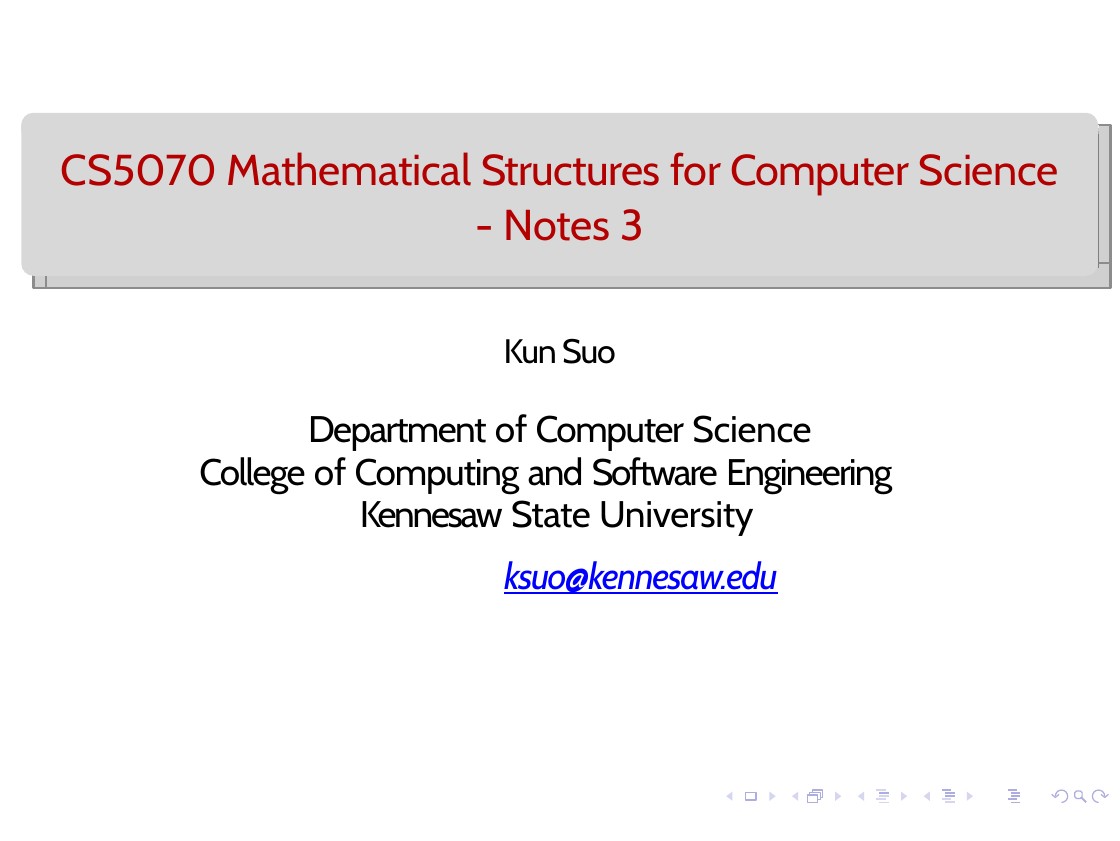
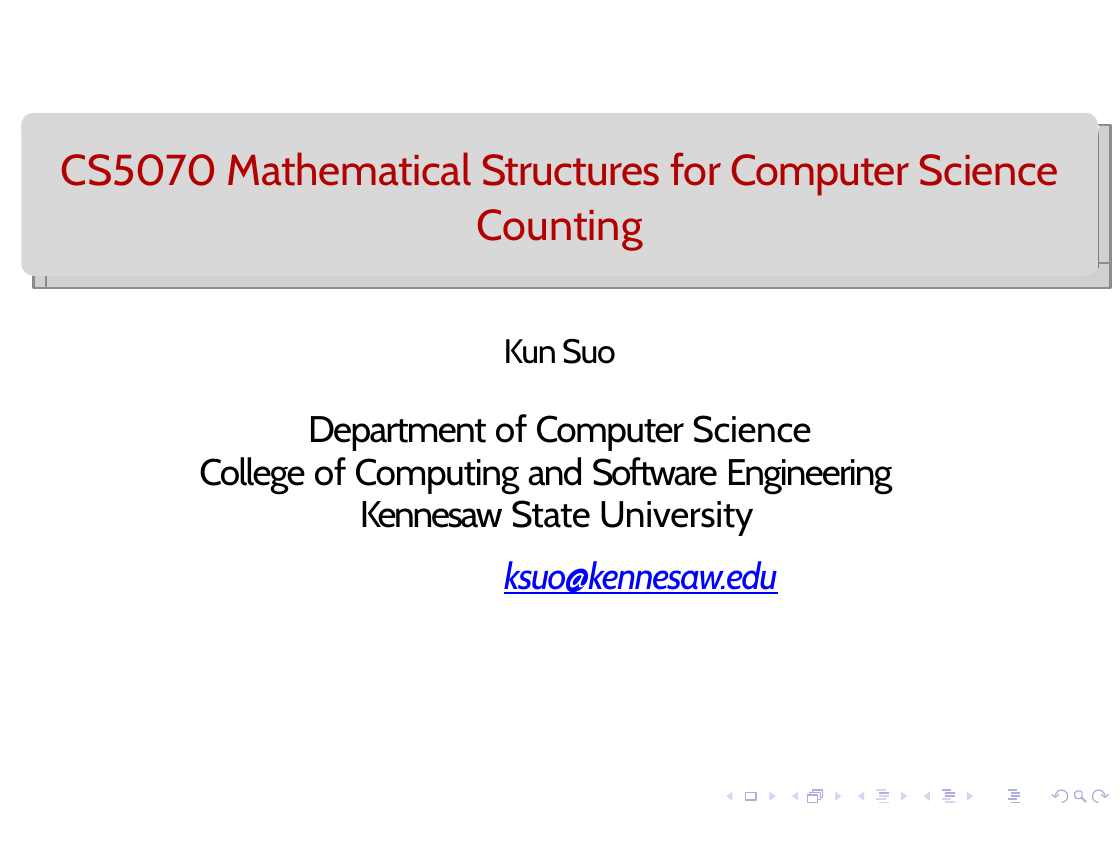
Before and after one commit to kevinsuo/kevinsuo.github.io, a slide deck: slide 1 of teaching/2026Summer/5070/Slides/3.pptx. Drawn at 1120x841 pixels with LibreOffice and Linux fonts; fonts in the diff are those of the drawing; grey boxes stand for pictures. Boxes give left, top, right and bottom in pixels: in the first picture for what was removed or moved away, otherwise in the second. Text is boxed around its words. In the diff, an @@ line names an element or a change of style, - is before the commit and + after.

```diff
--- a/teaching/2026Summer/5070/Slides/3.pptx
+++ b/teaching/2026Summer/5070/Slides/3.pptx
@@ title at [477,209,643,251]: text changed @@
-- Notes 3
+Counting
```
Also in this commit, not shown: 7 other slides changed, 2 other files.
